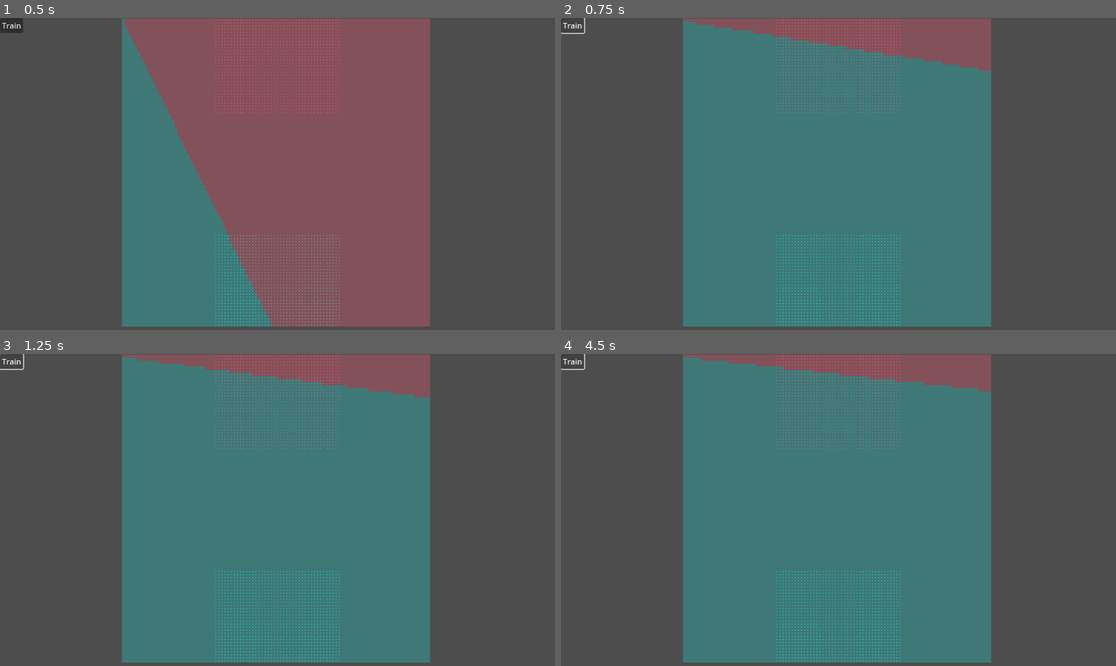
Above: before the commit, frames 1-4 (two rows, left to right).
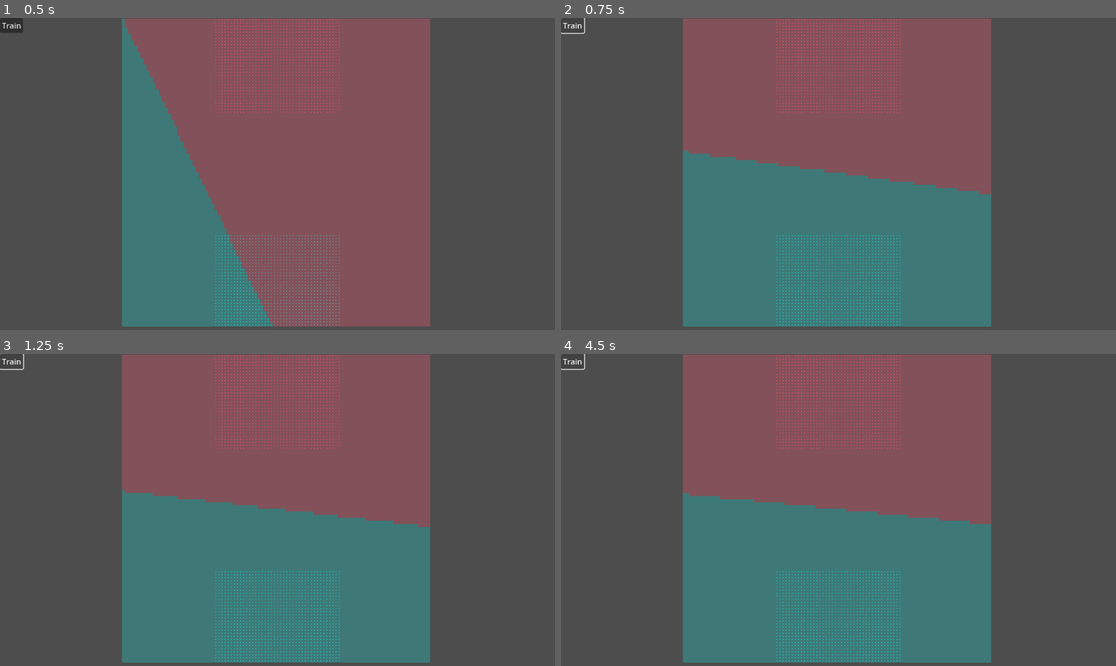
Above: after the commit, the same moments.

Repository: AlexAb123/Neural-Network
Game: Godot game, scene res://scenes/main.tscn
Same seed, same stepped clock (60 frames per second), same inputs: the game is played once before the commit and once after it.
Inputs:
- Up to frame 1 (0.5 s): no input
- Up to frame 2 (0.75 s): click "Train" at 0.5 s
- Up to frame 3 (1.25 s): no input
- Up to frame 4 (4.5 s): click "Train" at 1.25 s; click "Train" at 2 s; tap Enter at 3.5 s; tap Space at 4.25 s

Frame 1 is identical in both runs. In frame 2, 23% of the frame differs, in the area x 21-78%, y 1-57%; in frame 3, 23%; in frame 4, 24%, in the area x 21-78%, y 1-55%.

Commit message:
FINALLLLY BROTHBER

Diff:
--- a/saves/neural_network_save.json
+++ b/saves/neural_network_save.json
@@ -1 +1 @@
-{"cost":"MEAN_SQUARED_ERROR","layers":[{"activation":"SIGMOID","bias_gradients":[0,0],"biases":[4.94000063897122,-4.72753983189926],"deltas":[0.00119383008964539,-0.00110484381868],"input_count":2,"output_count":2,"outputs":[0.035176062598694,0.966184135546174],"prev_bias_gradients":[-0.0184536411697,0.0184449049387722],"prev_weight_gradients":[[-0.00677841638015,0.00122858941117701],[0.00623904744588116,-0.00164335377647]],"weight_gradients":[[0,0],[0,0]],"weighted_sums":[-3.3115798249422,3.35242437764288],"weights":[[1.1086256783925,-11.0610010111358],[-1.56473562799776,11.0978429976255]]}]}
+{"cost":"CROSS_ENTROPY","layers":[{"activation":"SOFTMAX","bias_gradients":[0,0],"biases":[4.41505535400812,-4.41505535400812],"deltas":[-0.00055120556225,0.00055120556224656],"input_count":2,"output_count":2,"outputs":[0.999448794437753,0.00055120556224656],"prev_bias_gradients":[-0.00031596305257,0.000315963052567301],"prev_weight_gradients":[[0.00191509547566133,0.0150674854939654],[-0.00191509547566,-0.01506748549397]],"weight_gradients":[[0,0],[0,0]],"weighted_sums":[3.71010296419136,-3.79274842543401],"weights":[[1.54528284391157,-10.9969320960523],[-1.44274082818768,10.0110881693841]]}]}
--- a/scripts/layer.gd
+++ b/scripts/layer.gd
@@ -68,12 +68,12 @@
 	return outputs
 
 func calculate_output_layer_deltas(label: Array, cost: Cost):
-	if activation.get_type() == "SOFTMAX" and cost.get_type() == "CROSS_ENTROPY":
-		for node_out in output_count:
-			deltas[node_out] = outputs[node_out] - label[node_out]
-	else:
-		for node_out in output_count:
-			deltas[node_out] = activation.derivative(weighted_sums, node_out) * cost.derivative(outputs[node_out], label[node_out])
+	# Don't need this because of the mathematical shenanigans going on with the Cross Entropy Derivative (still don't understand it)
+	#if activation.get_type() == "SOFTMAX" and cost.get_type() == "CROSS_ENTROPY":
+		#for node_out in output_count:
+			#deltas[node_out] = outputs[node_out] - label[node_out]
+	for node_out in output_count:
+		deltas[node_out] = activation.derivative(weighted_sums, node_out) * cost.derivative(outputs[node_out], label[node_out])
 
 func calculate_hidden_layer_deltas(next_layer: Layer):
 	for i in deltas.size():
--- a/scripts/main.gd
+++ b/scripts/main.gd
@@ -12,15 +12,14 @@
 var data = []
 var labels = []
 
-
 var data_batches
 var label_batches
 
 var net: NeuralNetwork
 
 var hidden_layer_activation = ActivationFactory.new_activation(ActivationFactory.type.RELU)
-var output_layer_activation = ActivationFactory.new_activation(ActivationFactory.type.SIGMOID)
-var cost = CostFactory.new_cost(CostFactory.type.MEAN_SQUARED_ERROR)
+var output_layer_activation = ActivationFactory.new_activation(ActivationFactory.type.SOFTMAX)
+var cost = CostFactory.new_cost(CostFactory.type.CROSS_ENTROPY)
 
 var boxes: Array[Array] = []
 
@@ -45,7 +44,7 @@
 func update_boxes():
 	for x in range(100):
 		for y in range(100):
-			var output = net.forward_propagate([x,y])
+			var output = net.forward_propagate([x/100.0,y/100.0])
 			if output[0] > output[1]:
 				boxes[x][y].texture = RED_BOX
 			else:
@@ -104,34 +103,10 @@
 	start = not start
 	for i in 5:
 		print(net.forward_propagate(data[i]))
+		print(data[i])
 		print(labels[i])
 		print()
-	#return
-	##print(net)
-	#for i in 1000:
-		##await get_tree().process_frame
-#
-		#data_index += 1
-		#if data_index == data_batches.size():
-			#data_index = 0
-		#print(net)
-		#
-		#print("Data:")
-		#print(data[data_index])
-		#print(labels[data_index])
-		#print("Prediction:")
-		#print(net.forward_propagate(data[data_index]))
-		#for layer in net.layers:
-			#for w in layer.weights:
-				#for weight in w:
-					#if weight == 0:
-						#print("000000000")
-	##net.train([data[data_index]], [labels[data_index]], 0.1)
-	##update_boxes()
-	##print(net)
-	##print("-----------------------------------------------------")
-	##print("-----------------------------------------------------")
-	##print("-----------------------------------------------------")
+
 var frame = 0
 var data_index = 0
 
Not shown, added: scenes/maiEA33.tmp
